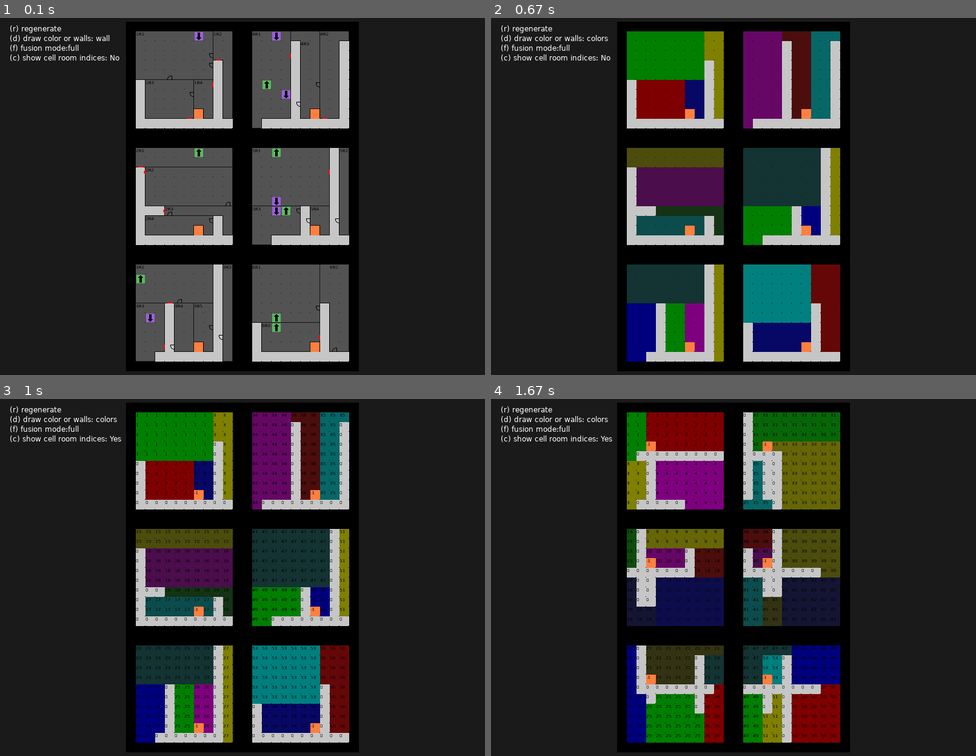
Above: before the commit, frames 1-4 (two rows, left to right).
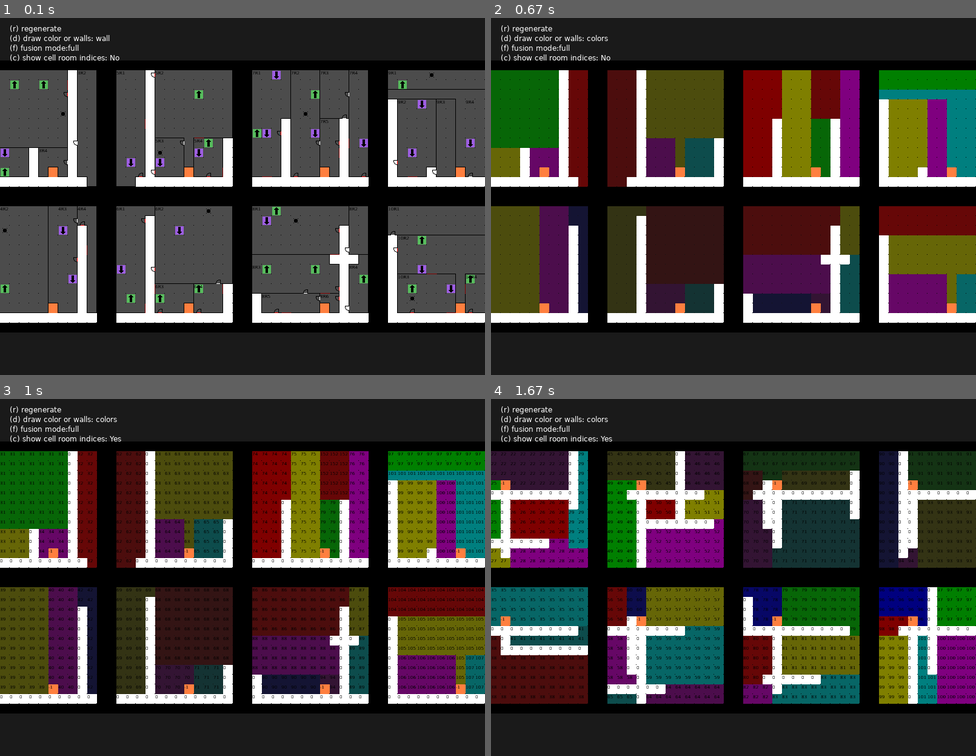
Above: after the commit, the same moments.

Repository: Gamabunta57/golf-lua
Game: LÖVE game, started from main.lua
Same seed, same stepped clock (60 frames per second), same inputs: the game is played once before the commit and once after it.
Inputs:
- Up to frame 1 (0.1 s): no input
- Up to frame 2 (0.67 s): tap D at 0.33 s
- Up to frame 3 (1 s): tap C at 0.67 s
- Up to frame 4 (1.67 s): tap R at 1 s

The runs differ from the first frame. In frame 1, 71% of the frame differs, in the area x 0-100%, y 1-99%; in frame 2, 82%; in frame 3, 81%; in frame 4, 81%.

Commit message:
Finalize ball path ad fix generation bugs

Diff:
--- a/main.lua
+++ b/main.lua
@@ -18,8 +18,8 @@
     {0, 0, 0, 1}, -- Cell.LIMIT
     {1, 0, 1, 1}, -- Cell.UNDEFINED
     {1, .5, .25, 1}, -- Cell.ELEVATOR
-    {1, 1, 1, .75}, -- Cell.CORRIDOR
-    {1, 1, 1, .25}, -- Cell.ROOM
+    {1, 1, 1, 1}, -- Cell.CORRIDOR
+    {.3, .3, .3, 1}, -- Cell.ROOM
     {.5, .75, .25, 1}, -- Cell.hasAnchor // 1
     {.25, 1, .15, 1}, -- Cell.hasAnchor // 2
     {.15, 1, 1, 1}, -- Cell.hasAnchor // 3
@@ -64,7 +64,7 @@
 local wasDPressed = false
 
 function regenerateMap()
-    map = Map:new(12, 12, 6)
+    map = Map:new(14, 14, 12)
     love.math.setRandomSeed(seed)
     generator = Generator:new(map, prng)
     generator:generateMap(fusionLevel)
@@ -74,7 +74,7 @@
     love.graphics.setBackgroundColor(.1, .1, .1, 1)
     tileSet = love.graphics.newImage("assets/images/tileset.png")
     local tileSize = 16
-    for i = 0, 9 do
+    for i = 0, 16 do
         quads[i + 1] = love.graphics.newQuad(i * tileSize, 0, CELL_SIZE, CELL_SIZE, tileSet)
     end
 
@@ -160,6 +160,23 @@
             currentOriginY = origY
         end
     end
+
+
+    love.graphics.setColor({1, 1, 1, 1})
+    -- displayPlayerStart
+    local xOffset = (map.playerStartPosition[1] - 1) * CELL_SIZE
+    local yOffset = (map.playerStartPosition[2] - 1) * CELL_SIZE
+    love.graphics.draw(tileSet, quads[16], origX + xOffset, origY + yOffset)
+
+    -- displayBallStart
+    xOffset = (map.ballStartPosition[1] - 1) * CELL_SIZE
+    yOffset = (map.ballStartPosition[2] - 1) * CELL_SIZE
+    love.graphics.draw(tileSet, quads[14], origX + xOffset, origY + yOffset)
+
+    -- displayBallEnd
+    xOffset = (map.ballEndPosition[1] - 1) * CELL_SIZE
+    yOffset = (map.ballEndPosition[2] - 1) * CELL_SIZE
+    love.graphics.draw(tileSet, quads[15], currentOriginX + xOffset - floorWidthPx, currentOriginY + yOffset + floorHeightPx)
 
     -- draw quick UI
     local strings = {
--- a/src/data/cell.lua
+++ b/src/data/cell.lua
@@ -15,6 +15,9 @@
     STAIRCASE_DOWN = 4,
     CLOSED_BOTTOM = 5,
     CLOSED_RIGHT = 6,
+    BALL_OPENED_BOTTOM = 7,
+    BALL_OPENED_RIGHT = 8,
+    BALL_HOLE = 9
 }
 
 Cell.__index = Cell
--- a/src/data/map.lua
+++ b/src/data/map.lua
@@ -10,6 +10,9 @@
         depth = depth or 1,
         floorCells = {},
         floorRooms = {},
+        playerStartPosition = {},
+        ballStartPosition = {},
+        ballEndPosition = {},
     }
 
     setmetatable(o, self)
--- a/src/generators/generator.lua
+++ b/src/generators/generator.lua
@@ -42,39 +42,231 @@
         self:_setWalls()
 
         local roomGraphDetailsForPlayer = self:_getRoomGraphForPlayer(roomLists)
-        local graphConnectionlist = self:_makePathForPlayer(roomGraphDetailsForPlayer.rootNode)
-        self:_physicallyConnectRoomsFollowingGraphPath(roomLists, graphConnectionlist)
+        local playerGraphConnectionlist = self:_makePathForPlayer(roomGraphDetailsForPlayer.rootNode)
+        self:_physicallyConnectRoomsFollowingGraphPath(roomLists, playerGraphConnectionlist)
         self:_physicallyConnectClosedRoomsWithCorridors(roomLists, roomGraphDetailsForPlayer)
 
         local graphDetailsForBall = self:_getGraphForBall(roomLists)
         local ballGraphConnectionlist = self:_makePathForBall(graphDetailsForBall.rootNode)
-        self:_physicallyConnectRoomsForBallPath(roomLists, ballGraphConnectionlist)
-
+        self:_physicallyConnectRoomsForBallPath(roomLists, ballGraphConnectionlist, playerGraphConnectionlist)
+
+        self:_setPlayerStartPosition(roomLists[1])
+        self:_setBallStartPosition(roomLists[1])
+        self:_setBallEndPosition(roomLists[#roomLists])
     end
     self.map.roomLists = roomLists
-
     -- debug(roomLists)
 end
 
-function Generator:_physicallyConnectRoomsForBallPath(roomLists, connectionList)
+function Generator:_setPlayerStartPosition()
+    local width = self.map.width
+    local height = self.map.height
+    local floorCells = self.map.floorCells[1]
+
+    local positionFound = false
+    while not positionFound do
+        local x = self.prng(2, width - 1)
+        local y = self.prng(2, height - 1)
+
+        local index = x + (y - 1) * width
+        local cell = floorCells[index]
+
+        if (cell.tileRef == Cell.ROOM and cell.openings == Cell.NO_OPENINGS) then
+            positionFound = true
+            self.map.playerStartPosition = {x, y}
+        end
+    end
+end
+
+function Generator:_setBallStartPosition()
+    local width = self.map.width
+    local height = self.map.height
+    local floorCells = self.map.floorCells[1]
+
+    local positionFound = false
+    while not positionFound do
+        local x = self.prng(2, width - 1)
+        local y = self.prng(2, height - 1)
+
+        local index = x + (y - 1) * width
+        local isPlayerStartingIndex = self.map.playerStartIndex == index
+
+        if not isPlayerStartingIndex then
+            local cell = floorCells[index]
+
+            if (cell.tileRef == Cell.ROOM and cell.openings == Cell.NO_OPENINGS) then
+                positionFound = true
+                self.map.ballStartPosition = {x, y}
+            end
+        end
+    end
+end
+
+function Generator:_setBallEndPosition()
+    local width = self.map.width
+    local height = self.map.height
+    local floorCells = self.map.floorCells[self.map.depth]
+
+    local positionFound = false
+    while not positionFound do
+        local x = self.prng(2, width - 1)
+        local y = self.prng(2, height - 1)
+
+        local index = x + (y - 1) * width
+        local cell = floorCells[index]
+
+        if (cell.tileRef == Cell.ROOM and cell.openings == Cell.NO_OPENINGS) then
+            positionFound = true
+            self.map.ballEndPosition = {x, y}
+        end
+    end
+end
+
+function Generator:_physicallyConnectRoomsForBallPath(roomLists, connectionList, playerGraphConnectionlist)
     for i = 1, #connectionList do
         local connection = connectionList[i]
         local nodeA = connection[1]
         local nodeB = connection[2]
 
-        -- if nodeA.isCorridor and not nodeB.isCorridor then
-        --     self:_connectRoomToCorridor(nodeA, nodeB, roomLists)
-        -- elseif nodeB.isCorridor and not nodeA.isCorridor then
-        --     self:_connectRoomToCorridor(nodeB, nodeA, roomLists)
-        -- elseif not nodeB.isCorridor and not nodeA.isCorridor and nodeB.location.floor == nodeA.location.floor then
-        --     self:_connectRoomsOnSameFloors(nodeA, nodeB, roomLists)
-        -- elseif not nodeB.isCorridor and not nodeA.isCorridor then
-        --     self:_connectRoomsOnDifferentFloors(nodeA, nodeB, roomLists)
-        -- -- else
-        --     -- print("skip corridor connections")
-        -- end
-
-        print(nodeA.name, "=>", nodeB.name)
+        local connectionAlreadyExists = nodeA.location.floor == nodeB.location.floor and self._isConnectionAlreadyExisting(connection, playerGraphConnectionlist)
+
+        if not connectionAlreadyExists then
+            if nodeA.isCorridor then -- 1 corridor can only be connected to 1 room on the same floor
+                self:_connectRoomToCorridorForBall(nodeA, nodeB, roomLists)
+            elseif nodeB.isCorridor then
+                self:_connectRoomToCorridorForBall(nodeB, nodeA, roomLists)
+            elseif nodeA.location.floor == nodeB.location.floor then  -- 2 rooms on the same floor
+                self:_connectRoomToRoomForBall(nodeA, nodeB, roomLists)
+            else -- 2 rooms on different floors
+                self:_pokeAHoleForTheBall(nodeA, nodeB, roomLists)
+            end
+        end
+    end
+end
+
+function Generator._isConnectionAlreadyExisting(currentConnection, connectionList)
+    local nodeA = currentConnection[1]
+    local nodeB = currentConnection[2]
+
+    for i = #connectionList, 1, -1 do
+        local otherA = connectionList[i][1]
+        local otherB = connectionList[i][2]
+
+        if (otherA.name == nodeA.name and otherB.name == nodeB.name) or (otherA.name == nodeB.name and otherB.name == nodeA.name) then
+            return true
+        end
+    end
+
+    return false
+end
+
+function Generator:_connectRoomToCorridorForBall(corridorNode, roomNode, roomLists)
+    local width = self.map.width
+    local roomLocation = roomNode.location
+    local roomToConnect = roomLists[roomLocation.floor][roomLocation.roomIndex]
+    local floorCells = self.map.floorCells[roomLocation.floor]
+
+    local connectedCorridorCellIndicies = self:_findSurroundingCorridorCells(floorCells, roomToConnect)
+
+    if #connectedCorridorCellIndicies == 0 then
+        local additionnalAreaRoomIndex = 0
+        while #connectedCorridorCellIndicies == 0 and additionnalAreaRoomIndex < #roomToConnect.additionalAreaRooms do
+            additionnalAreaRoomIndex = additionnalAreaRoomIndex + 1
+            local additionalAreaRoom = roomToConnect.additionalAreaRooms[additionnalAreaRoomIndex]
+            connectedCorridorCellIndicies = self:_findSurroundingCorridorCells(floorCells, additionalAreaRoom)
+        end
+    end
+
+    local indicesCount = #connectedCorridorCellIndicies
+    if indicesCount > 0 then
+        -- pick a random cell to open and open it
+        local connectionIndex = self.prng(1, #connectedCorridorCellIndicies)
+        local corridorCellToOpenTo = connectedCorridorCellIndicies[connectionIndex]
+        local corridorCellIndex = corridorCellToOpenTo[1]
+        local directionToOpen = corridorCellToOpenTo[2]
+
+        local cell = nil
+        if (directionToOpen == Anchors.TO_TOP) then
+            cell = floorCells[corridorCellIndex - width]
+            cell.openings = Cell.BALL_OPENED_BOTTOM
+        elseif (directionToOpen == Anchors.TO_RIGHT) then
+            cell = floorCells[corridorCellIndex]
+            cell.openings = Cell.BALL_OPENED_RIGHT
+        elseif (directionToOpen == Anchors.TO_BOTTOM) then
+            cell = floorCells[corridorCellIndex]
+            cell.openings = Cell.BALL_OPENED_BOTTOM
+        elseif (directionToOpen == Anchors.TO_LEFT) then
+            cell = floorCells[corridorCellIndex - 1]
+            cell.openings = Cell.BALL_OPENED_RIGHT
+        end
+    else
+        print("Did not connect ball path between corridor and", roomNode.name)
+        -- i.e. a corridor has only 1 cell in contact and a closed door is already present
+    end
+end
+
+function Generator:_connectRoomToRoomForBall(roomNodeA, roomNodeB, roomLists)
+    local width = self.map.width
+    local roomLocation = roomNodeA.location
+    local roomA = roomLists[roomNodeA.location.floor][roomNodeA.location.roomIndex]
+    local roomB = roomLists[roomNodeB.location.floor][roomNodeB.location.roomIndex]
+    local floorCells = self.map.floorCells[roomNodeA.location.floor]
+
+    local connectedWallCellIndicies = self:_findConnectedWallCells(floorCells, roomA, roomB.roomIndex)
+
+    -- pick a random cell to open and open it
+    local connectionIndex = self.prng(1, #connectedWallCellIndicies)
+    local wallCellToOpenTo = connectedWallCellIndicies[connectionIndex]
+    local wallCellIndex = wallCellToOpenTo[1]
+    local directionToOpen = wallCellToOpenTo[2]
+
+    local cell = nil
+    if (directionToOpen == Anchors.TO_TOP) then
+        cell = floorCells[wallCellIndex - width]
+        cell.openings = Cell.BALL_OPENED_BOTTOM
+    elseif (directionToOpen == Anchors.TO_RIGHT) then
+        cell = floorCells[wallCellIndex]
+        cell.openings = Cell.BALL_OPENED_RIGHT
+    elseif (directionToOpen == Anchors.TO_BOTTOM) then
+        cell = floorCells[wallCellIndex]
+        cell.openings = Cell.BALL_OPENED_BOTTOM
+    elseif (directionToOpen == Anchors.TO_LEFT) then
+        cell = floorCells[wallCellIndex - 1]
+        cell.openings = Cell.BALL_OPENED_RIGHT
+    end
+end
+
+function Generator:_pokeAHoleForTheBall(nodeA, nodeB, roomLists)
+    local topRoomLocation = (nodeA.location.floor < nodeB.location.floor and nodeA.location) or nodeB.location
+    local bottomRoomLocation = (nodeA.location.floor < nodeB.location.floor and nodeB.location) or nodeA.location
+
+    local topRoom = roomLists[topRoomLocation.floor][topRoomLocation.roomIndex]
+    local bottomRoom = roomLists[bottomRoomLocation.floor][bottomRoomLocation.roomIndex]
+
+    local overlappingArea = topRoom:getOverlappingAreaWith(bottomRoom)
+
+    local holeLocationFound = false
+    local attempts = 5
+
+    while not holeLocationFound and attempts > 0 do
+        local randX = self.prng(0, overlappingArea.w - 1)
+        local randY = self.prng(0, overlappingArea.h - 1)
+
+        local floorIndex = (overlappingArea.x + randX) + (overlappingArea.y - 1 + randY) * self.map.width
+
+        local cellRoomTop = self.map.floorCells[topRoomLocation.floor][floorIndex]
+        local cellRoomBottom = self.map.floorCells[bottomRoomLocation.floor][floorIndex]
+
+        if (cellRoomTop.openings == Cell.NO_OPENINGS) then
+            cellRoomTop.openings = Cell.BALL_HOLE
+            holeLocationFound = true
+        else
+            attempts = attempts - 1
+        end
+
+        if not holeLocationFound and attempts < 1 then
+            print("[DEBUG]: can't poke a hole", topRoom.name, bottomRoom.name, overlappingArea.x, overlappingArea.y, overlappingArea.w, overlappingArea.h, floorIndex, cellRoomTop.tileRef, cellRoomBottom.tileRef)
+        end
     end
 end
 
@@ -221,25 +413,31 @@
         end
     end
 
-    -- pick a random cell to open and open it
-    local connectionIndex = self.prng(1, #connectedCorridorCellIndicies)
-    local corridorCellToOpenTo = connectedCorridorCellIndicies[connectionIndex]
-    local corridorCellIndex = corridorCellToOpenTo[1]
-    local directionToOpen = corridorCellToOpenTo[2]
-
-    local cell = nil
-    if (directionToOpen == Anchors.TO_TOP) then
-        cell = floorCells[corridorCellIndex - width]
-        cell.openings = Cell.CLOSED_BOTTOM
-    elseif (directionToOpen == Anchors.TO_RIGHT) then
-        cell = floorCells[corridorCellIndex]
-        cell.openings = Cell.CLOSED_RIGHT
-    elseif (directionToOpen == Anchors.TO_BOTTOM) then
-        cell = floorCells[corridorCellIndex]
-        cell.openings = Cell.CLOSED_BOTTOM
-    elseif (directionToOpen == Anchors.TO_LEFT) then
-        cell = floorCells[corridorCellIndex - 1]
-        cell.openings = Cell.CLOSED_RIGHT
+    local indicesCount = #connectedCorridorCellIndicies
+    if (indicesCount > 0) then
+        -- pick a random cell to open and open it
+        local connectionIndex = self.prng(1, indicesCount)
+        local corridorCellToOpenTo = connectedCorridorCellIndicies[connectionIndex]
+        local corridorCellIndex = corridorCellToOpenTo[1]
+        local directionToOpen = corridorCellToOpenTo[2]
+
+        local cell = nil
+        if (directionToOpen == Anchors.TO_TOP) then
+            cell = floorCells[corridorCellIndex - width]
+            cell.openings = Cell.CLOSED_BOTTOM
+        elseif (directionToOpen == Anchors.TO_RIGHT) then
+            cell = floorCells[corridorCellIndex]
+            cell.openings = Cell.CLOSED_RIGHT
+        elseif (directionToOpen == Anchors.TO_BOTTOM) then
+            cell = floorCells[corridorCellIndex]
+            cell.openings = Cell.CLOSED_BOTTOM
+        elseif (directionToOpen == Anchors.TO_LEFT) then
+            cell = floorCells[corridorCellIndex - 1]
+            cell.openings = Cell.CLOSED_RIGHT
+        end
+    else
+        print("Did not connect closed door between corridor and", roomNode.name)
+        -- i.e. a corridor has only 1 cell in contact contains a door for another room
     end
 end
 
@@ -328,10 +526,10 @@
             local topCell = floorCells[topFloorCellIndex]
             local bottomCell = floorCells[bottomFloorCellIndex]
 
-            if (topCell.roomIndex == roomBIndex) then
+            if (topCell.roomIndex == roomBIndex and topCell.openings == Cell.NO_OPENINGS) then
                 connectedWallCellIndicies[#connectedWallCellIndicies + 1] = {topFloorCellIndex, Anchors.TO_BOTTOM}
             end
-            if (bottomCell.roomIndex == roomBIndex) then
+            if (bottomCell.roomIndex == roomBIndex and bottomCell.openings == Cell.NO_OPENINGS) then
                 connectedWallCellIndicies[#connectedWallCellIndicies + 1] = {bottomFloorCellIndex, Anchors.TO_TOP}
             end
         end
@@ -345,10 +543,10 @@
             local leftCell = floorCells[leftFloorCellIndex]
             local rightCell = floorCells[rightFloorCellIndex]
 
-            if (leftCell.roomIndex == roomBIndex) then
+            if (leftCell.roomIndex == roomBIndex and leftCell.openings == Cell.NO_OPENINGS) then
                 connectedWallCellIndicies[#connectedWallCellIndicies + 1] = {leftFloorCellIndex, Anchors.TO_RIGHT}
             end
-            if (rightCell.roomIndex == roomBIndex) then
+            if (rightCell.roomIndex == roomBIndex and rightCell.openings == Cell.NO_OPENINGS) then
                 connectedWallCellIndicies[#connectedWallCellIndicies + 1] = {rightFloorCellIndex, Anchors.TO_LEFT}
             end
         end
@@ -405,14 +603,18 @@
     for i = 0, roomToConnect.w - 1 do
         local topFloorCellIndex = origX + i + (roomToConnect.y - 2) * width
         local bottomFloorCellIndex = topFloorCellIndex + (roomToConnect.h + 1) * width
+        local topInnerCellIndex = origX + i + (roomToConnect.y - 1) * width
+        local bottomInnerCellIndex = topFloorCellIndex + roomToConnect.h * width
 
         local topCell = floorCells[topFloorCellIndex]
         local bottomCell = floorCells[bottomFloorCellIndex]
-
-        if (topCell.tileRef == Cell.CORRIDOR) then
+        local topInnerCell = floorCells[topInnerCellIndex]
+        local bottomInnerCell = floorCells[bottomInnerCellIndex]
+
+        if (topCell.tileRef == Cell.CORRIDOR and topCell.openings == Cell.NO_OPENINGS and topInnerCell.openings == Cell.NO_OPENINGS) then
             connectedCorridorCellIndicies[#connectedCorridorCellIndicies + 1] = {topFloorCellIndex, Anchors.TO_BOTTOM}
         end
-        if (bottomCell.tileRef == Cell.CORRIDOR) then
+        if (bottomCell.tileRef == Cell.CORRIDOR and bottomCell.openings == Cell.NO_OPENINGS and bottomInnerCell.openings == Cell.NO_OPENINGS) then
             connectedCorridorCellIndicies[#connectedCorridorCellIndicies + 1] = {bottomFloorCellIndex, Anchors.TO_TOP}
         end
     end
@@ -422,14 +624,18 @@
     for i = 0, roomToConnect.h - 1 do
         local leftFloorCellIndex = (origY + i - 1) * width + (roomToConnect.x - 1)
         local rightFloorCellIndex = leftFloorCellIndex + roomToConnect.w + 1
+        local leftInnerCellIndex = (origY + i - 1) * width + roomToConnect.x
+        local rightInnerCellIndex = leftFloorCellIndex + roomToConnect.w
 
         local leftCell = floorCells[leftFloorCellIndex]
         local rightCell = floorCells[rightFloorCellIndex]
-
-        if (leftCell.tileRef == Cell.CORRIDOR) then
+        local leftInnerCell = floorCells[leftInnerCellIndex]
+        local rightInnerCell = floorCells[rightInnerCellIndex]
+
+        if (leftCell.tileRef == Cell.CORRIDOR and leftCell.openings == Cell.NO_OPENINGS and leftInnerCell.openings == Cell.NO_OPENINGS) then
             connectedCorridorCellIndicies[#connectedCorridorCellIndicies + 1] = {leftFloorCellIndex, Anchors.TO_RIGHT}
         end
-        if (rightCell.tileRef == Cell.CORRIDOR) then
+        if (rightCell.tileRef == Cell.CORRIDOR and rightCell.openings == Cell.NO_OPENINGS and rightInnerCell.openings == Cell.NO_OPENINGS) then
             connectedCorridorCellIndicies[#connectedCorridorCellIndicies + 1] = {rightFloorCellIndex, Anchors.TO_LEFT}
         end
     end
Binary file changed: assets/images/tileset.png
